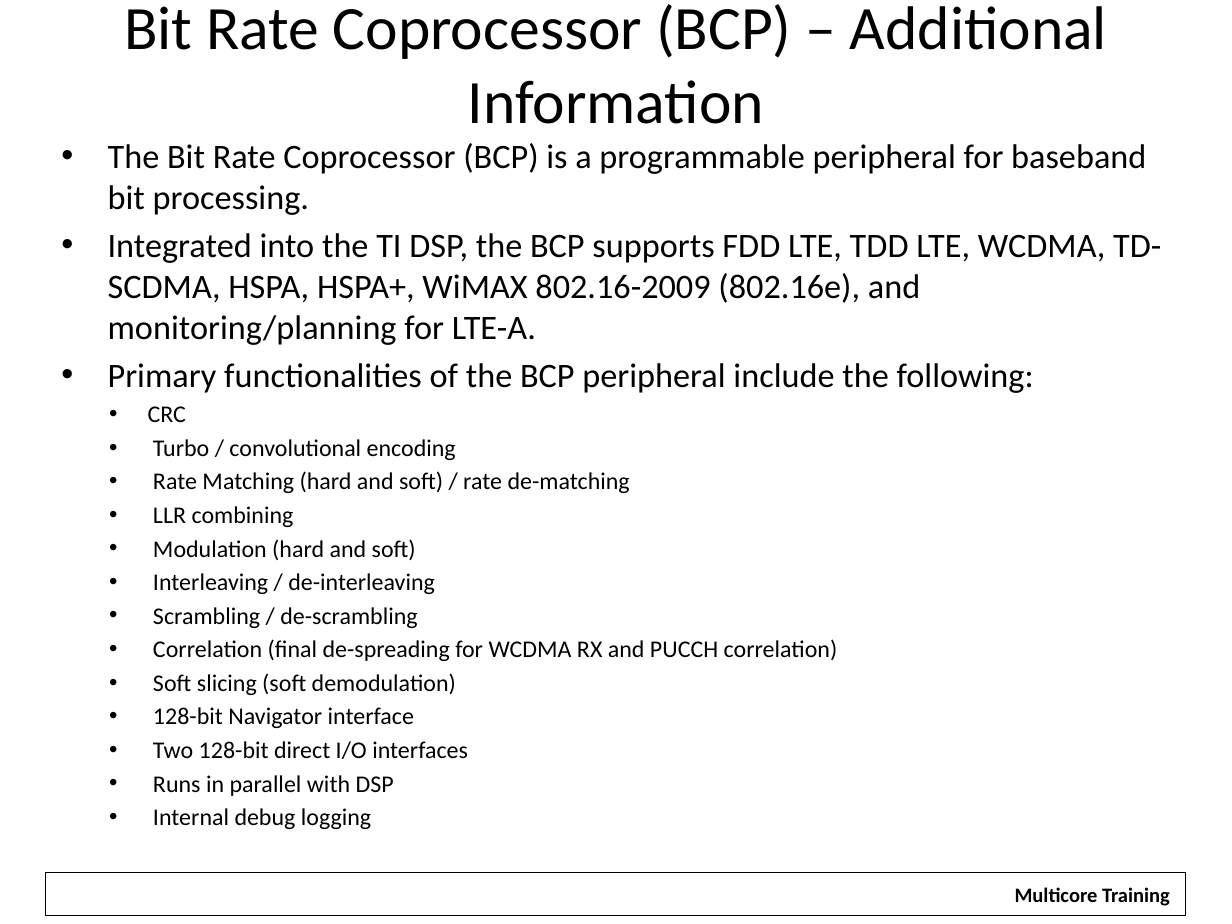
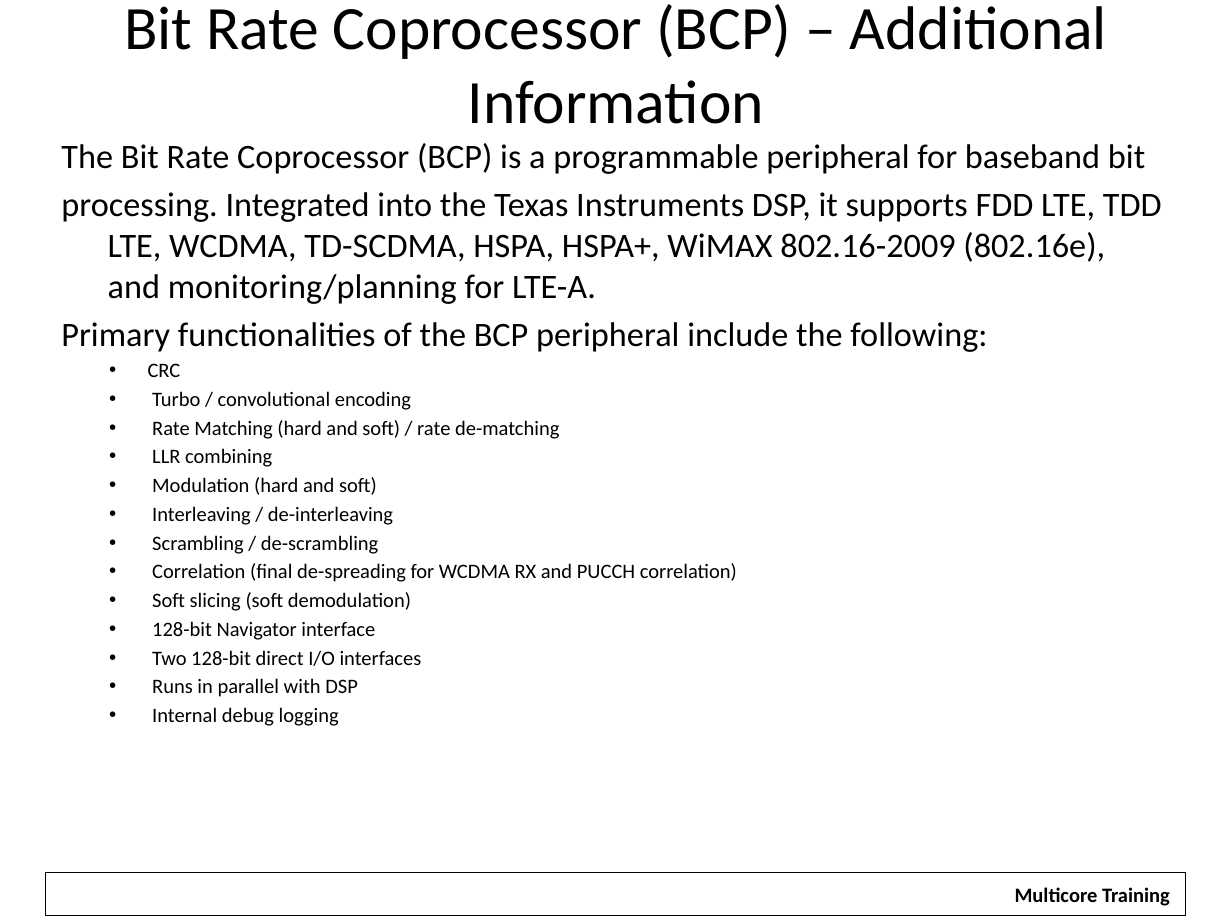
Before and after one commit to hari1989/keystone-workshop, a slide deck: slide 33 of slides/KeyStone Overview.pptx. Drawn at 1232x924 pixels with LibreOffice and Linux fonts; fonts in the diff are those of the drawing; background and template pictures are left out. Boxes give left, top, right and bottom in pixels: in the first picture for what was removed or moved away, otherwise in the second. Text is boxed around its words. In the diff, an @@ line names an element or a change of style, - is before the commit and + after.

```diff
--- a/slides/KeyStone Overview.pptx
+++ b/slides/KeyStone Overview.pptx
@@ text at (x1=61, y1=143, x2=1162, y2=304): text changed @@
-• The Bit Rate Coprocessor (BCP) is a programmable peripheral for baseband bit processing.
-• Integrated into the TI DSP, the BCP supports FDD LTE, TDD LTE, WCDMA, TD-SCDMA, HSPA, HSPA+, WiMAX 802.16-2009 (802.16e), and monitoring/planning for LTE-A.
+The Bit Rate Coprocessor (BCP) is a programmable peripheral for baseband bit
+processing. Integrated into the Texas Instruments DSP, it supports FDD LTE, TDD LTE, WCDMA, TD-SCDMA, HSPA, HSPA+, WiMAX 802.16-2009 (802.16e), and monitoring/planning for LTE-A.
@@ text at (x1=61, y1=322, x2=987, y2=726): size 14 to 12 pt in "CRC", "Turbo / convolutional encoding", "Rate Matching (hard and soft) / rate ...", "LLR combining" and 9 more places; bullet • to none @@
```
Also in this commit, not shown: 20 other slides changed, 2 slides added, 1 slide removed, 1 other file.
